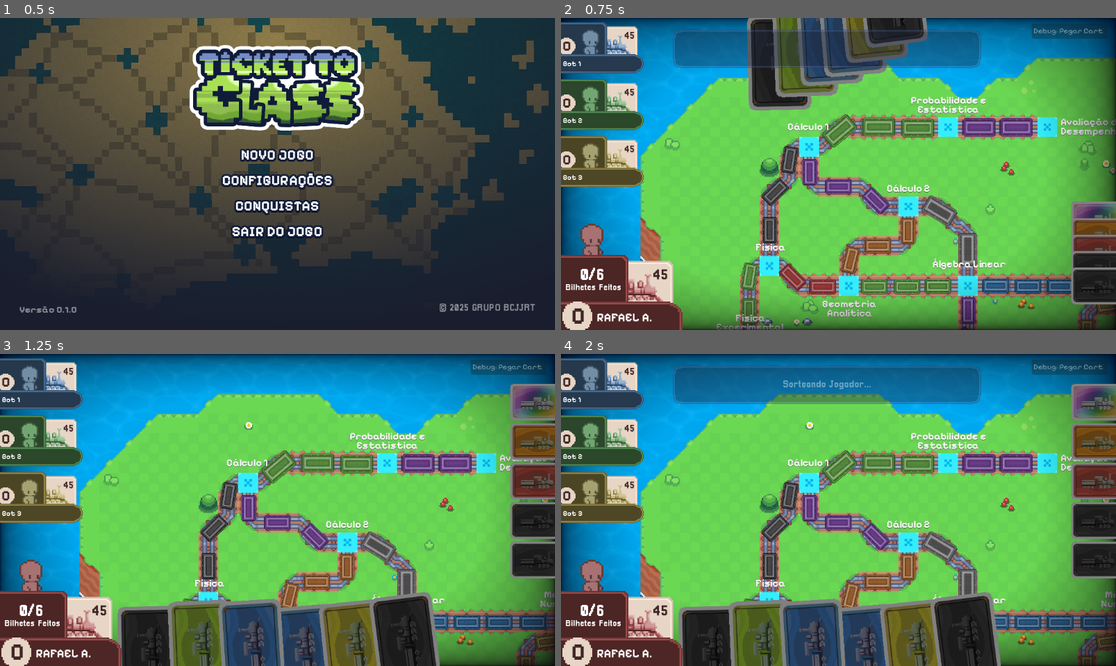
Above: before the commit, frames 1-4 (two rows, left to right).
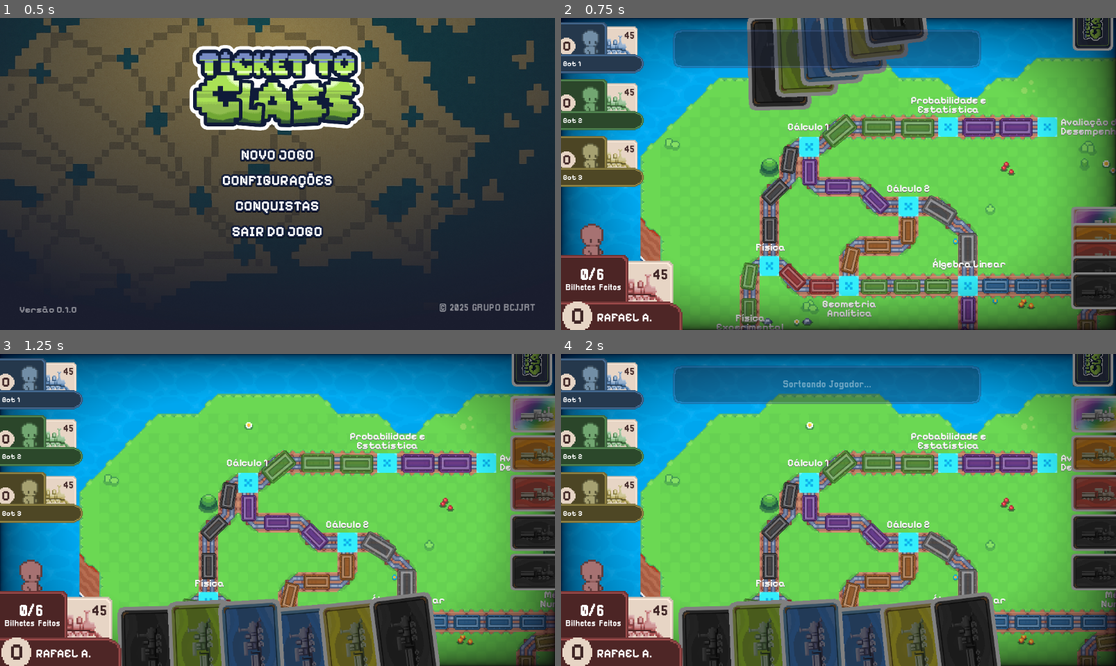
Above: after the commit, the same moments.

Repository: rafaamparo/ticket-to-ride-es2
Game: Godot game, scene res://scenes/main_menu.tscn
Two runs of this game, one before a commit and one after it. Both use one fixed random seed, a clock stepped at 60 frames per second and the inputs below.
Inputs (mouse positions are in pixels of both pictures, inside the frame that each line leads up to):
- Up to frame 1 (0.5 s): no input
- Up to frame 2 (0.75 s): tap Enter at 0.5 s; drag from (838, 155) to (894, 105) at 0.52 s
- Up to frame 3 (1.25 s): no input
- Up to frame 4 (2 s): click (1093, 357) at 1.27 s

Frame 1 is identical in both runs. In frame 2, 2.4% of the frame differs, in the area x 2-100%, y 0-98%; in frame 3, 4.6%; in frame 4, 4.6%.

Commit message:
Add button for purchasing cards with animations and texture
- Created a new scene for the purchase button (`botao_comprar_carta.tscn`) with a texture and theme.
- Implemented the `BotaoComprarCartasBaralho` script to handle button interactions, including mouse hover and press animations.
- Added functionality to check if the button can be pressed based on game state.
- Integrated the button with the card purchasing manager to facilitate card purchases.
- Imported a new texture for the button (`carta_virada.png`) to enhance visual representation.

Diff:
--- a/game_assets/game_scene/object_scenes/jogador_bot_box.tscn
+++ b/game_assets/game_scene/object_scenes/jogador_bot_box.tscn
@@ -50,15 +50,16 @@
 
 [node name="pontos" type="Label" parent="."]
 layout_mode = 2
-offset_left = 3.0
+offset_left = -6.0
 offset_top = 31.0
-offset_right = 24.0
-offset_bottom = 70.0
+offset_right = 30.0
+offset_bottom = 68.0
 theme_override_colors/font_color = Color(0.247059, 0.14902, 0.14902, 1)
 theme_override_fonts/font = ExtResource("4_rhu3w")
 theme_override_font_sizes/font_size = 30
 text = "0
 "
+horizontal_alignment = 1
 metadata/_edit_group_ = true
 
 [node name="trens" type="Label" parent="."]
--- a/game_assets/game_scene/object_scripts/cartas_mao_jogador.gd
+++ b/game_assets/game_scene/object_scripts/cartas_mao_jogador.gd
@@ -36,7 +36,7 @@
 		carta.z_index = i
 		$".".add_child(carta)
 
-func gerarCartaAleatoria() -> void:
+func gerarCartaAleatoria() -> GameCard:
 	var carta_scene = preload("res://game_assets/game_scene/object_scenes/game_card_scene.tscn")
 	var centro_tela_x = get_viewport().size.x / 2
 	var carta = carta_scene.instantiate()
@@ -52,6 +52,7 @@
 	carta.rotation = deg_to_rad(rotacao_graus)
 	carta.z_index = jogador_principal.cartas.size()
 	$".".add_child(carta)
+	return carta
 
 func adicionarCartaNaMao(cartaParaAdicionar: GameCard):
 	if jogador_principal and cartaParaAdicionar != null:
--- /dev/null
+++ b/scenes/botao_comprar_carta.tscn
@@ -0,0 +1,36 @@
+[gd_scene load_steps=7 format=3 uid="uid://l5chwiwvylhx"]
+
+[ext_resource type="Texture2D" uid="uid://cun384g2kxeu2" path="res://game_assets/game_scene/carta_virada.png" id="1_0gxpf"]
+[ext_resource type="Script" path="res://scripts/botao_comprar_carta.gd" id="1_ndhef"]
+
+[sub_resource type="Theme" id="Theme_0ylg1"]
+
+[sub_resource type="StyleBoxEmpty" id="StyleBoxEmpty_6icok"]
+
+[sub_resource type="StyleBoxEmpty" id="StyleBoxEmpty_ono6c"]
+
+[sub_resource type="StyleBoxEmpty" id="StyleBoxEmpty_sjqt0"]
+
+[node name="BotaoComprarCarta" type="Button"]
+anchors_preset = -1
+anchor_right = 0.073
+anchor_bottom = 0.198
+offset_right = -0.0960083
+offset_bottom = -0.304016
+grow_horizontal = 2
+grow_vertical = 2
+theme = SubResource("Theme_0ylg1")
+theme_override_styles/disabled = SubResource("StyleBoxEmpty_6icok")
+theme_override_styles/pressed = SubResource("StyleBoxEmpty_ono6c")
+theme_override_styles/normal = SubResource("StyleBoxEmpty_sjqt0")
+script = ExtResource("1_ndhef")
+
+[node name="TexturaBotao" type="TextureRect" parent="."]
+offset_top = 128.0
+offset_right = 128.0
+offset_bottom = 212.0
+rotation = -1.5708
+mouse_filter = 2
+texture = ExtResource("1_0gxpf")
+expand_mode = 1
+stretch_mode = 4
--- a/scenes/game_scene.tscn
+++ b/scenes/game_scene.tscn
@@ -17,7 +17,7 @@
 [ext_resource type="Script" path="res://scripts/gerenciador_comprar_cartas.gd" id="11_s3pss"]
 [ext_resource type="Script" path="res://scripts/loja_cartas_container.gd" id="16_sihrp"]
 [ext_resource type="PackedScene" uid="uid://cjdsv5y8v0rrs" path="res://scenes/text_dialog.tscn" id="17_mc33u"]
-[ext_resource type="FontFile" uid="uid://wecse3ya2md0" path="res://game_assets/fonts/pixelifysans/PixelifySans-Regular.ttf" id="18_k5e63"]
+[ext_resource type="PackedScene" uid="uid://l5chwiwvylhx" path="res://scenes/botao_comprar_carta.tscn" id="18_20m12"]
 
 [sub_resource type="Environment" id="Environment_cns0p"]
 background_mode = 3
@@ -31,43 +31,7 @@
 shader_parameter/vignette_opacity = 0.379
 shader_parameter/vignette_rgb = Color(0.0800258, 0.00428085, 0.110509, 1)
 
-[sub_resource type="StyleBoxEmpty" id="StyleBoxEmpty_ewgjx"]
-
-[sub_resource type="StyleBoxFlat" id="StyleBoxFlat_svajh"]
-bg_color = Color(0.399489, 0.378342, 0.389853, 0.760784)
-corner_radius_top_left = 5
-corner_radius_top_right = 5
-corner_radius_bottom_right = 5
-corner_radius_bottom_left = 5
-corner_detail = 14
-expand_margin_left = 10.0
-expand_margin_top = 4.0
-expand_margin_right = 10.0
-expand_margin_bottom = 4.0
-
-[sub_resource type="StyleBoxFlat" id="StyleBoxFlat_1s772"]
-bg_color = Color(0.403922, 0.384314, 0.392157, 0.85098)
-corner_radius_top_left = 5
-corner_radius_top_right = 5
-corner_radius_bottom_right = 5
-corner_radius_bottom_left = 5
-corner_detail = 14
-expand_margin_left = 8.0
-expand_margin_top = 2.0
-expand_margin_right = 8.0
-expand_margin_bottom = 2.0
-
-[sub_resource type="StyleBoxFlat" id="StyleBoxFlat_jm1ti"]
-bg_color = Color(0.147776, 0.137486, 0.143095, 0.760784)
-corner_radius_top_left = 5
-corner_radius_top_right = 5
-corner_radius_bottom_right = 5
-corner_radius_bottom_left = 5
-corner_detail = 14
-expand_margin_left = 10.0
-expand_margin_top = 4.0
-expand_margin_right = 10.0
-expand_margin_bottom = 4.0
+[sub_resource type="StyleBoxEmpty" id="StyleBoxEmpty_65upi"]
 
 [node name="GameScene" type="Control"]
 layout_mode = 3
@@ -79,6 +43,7 @@
 grow_horizontal = 2
 grow_vertical = 2
 mouse_filter = 1
+metadata/_edit_lock_ = true
 
 [node name="Ajustes de Cor" type="WorldEnvironment" parent="."]
 environment = SubResource("Environment_cns0p")
@@ -2003,15 +1968,16 @@
 
 [node name="pontos" type="Label" parent="GUI/Jogador Principal"]
 layout_mode = 0
-offset_left = 21.0
+offset_left = 3.0
 offset_top = 116.0
-offset_right = 50.0
+offset_right = 66.0
 offset_bottom = 175.0
 theme_override_colors/font_color = Color(0.247059, 0.14902, 0.14902, 1)
 theme_override_fonts/font = ExtResource("8_nj13c")
 theme_override_font_sizes/font_size = 48
 text = "0
 "
+horizontal_alignment = 1
 
 [node name="trens" type="Label" parent="GUI/Jogador Principal"]
 layout_mode = 0
@@ -2065,16 +2031,11 @@
 offset_right = -280.0
 offset_bottom = -544.0
 
-[node name="BotaoDePegarCartas" type="Button" parent="GUI"]
-offset_left = 977.0
-offset_top = 12.0
-offset_right = 1134.0
-offset_bottom = 43.0
-theme_override_fonts/font = ExtResource("18_k5e63")
-theme_override_styles/focus = SubResource("StyleBoxEmpty_ewgjx")
-theme_override_styles/hover = SubResource("StyleBoxFlat_svajh")
-theme_override_styles/pressed = SubResource("StyleBoxFlat_1s772")
-theme_override_styles/normal = SubResource("StyleBoxFlat_jm1ti")
-text = "Debug: Pegar Carta"
-
-[connection signal="pressed" from="GUI/BotaoDePegarCartas" to="GUI" method="_on_button_pressed"]
+[node name="BotaoComprarCarta" parent="GUI" instance=ExtResource("18_20m12")]
+offset_left = 1062.0
+offset_top = -60.0
+offset_right = 1061.9
+offset_bottom = -60.304
+theme_override_styles/focus = SubResource("StyleBoxEmpty_65upi")
+
+[connection signal="pressed" from="GUI/BotaoComprarCarta" to="GUI" method="_on_botao_comprar_carta_pressed"]
--- a/scenes/gui.gd
+++ b/scenes/gui.gd
@@ -1,26 +1,30 @@
 extends CanvasLayer
 var card_manager: GerenciadorCartasJogador = null
 var store_manager: GerenciadorComprarCartas = null
+var btn_comprar_cartas: BotaoComprarCartasBaralho = null
 
 # Called when the node enters the scene tree for the first time.
 func _ready() -> void:
 	card_manager = $"../GerenciadorCartasJogador"
 	store_manager = $GerenciadorComprarCartas
+	btn_comprar_cartas = $BotaoComprarCarta
 	pass # Replace with function body.
 
 
 # Called every frame. 'delta' is the elapsed time since the previous frame.
 func _process(delta: float) -> void:
+	pass
 
-	if store_manager.cartas_da_loja.size() >= store_manager.max_num_cartas_loja:
-		$BotaoDePegarCartas.disabled = true
-	else:
-		$BotaoDePegarCartas.disabled = false
+
+func _on_botao_comprar_carta_pressed() -> void:
+
+	if btn_comprar_cartas.desativado:
+		print("Botão de compra de cartas desativado, não pode comprar")
+		return
+
+	var cartaGerada = card_manager.gerarCartaAleatoria()
+	btn_comprar_cartas.comprarCartaBaralho(card_manager.jogador_principal, cartaGerada)
 
 
 
-func _on_button_pressed() -> void:
-
-
-	store_manager.adicionarCartaAleatoriaNaLoja()
 	pass # Replace with function body.
--- /dev/null
+++ b/scripts/botao_comprar_carta.gd
@@ -0,0 +1,66 @@
+class_name BotaoComprarCartasBaralho extends Button
+
+var texturaBotao: TextureRect = null
+var original_position_y: float
+var gerenciadorDeComprarCartas: GerenciadorComprarCartas = null
+var gerenciadorDeFluxoDeJogo: GerenciadorDeFluxo = null
+var desativado : bool = false
+
+# Called when the node enters the scene tree for the first time.
+func _ready() -> void:
+	# Obtém a referência do gerenciador de compras de cartas
+	gerenciadorDeComprarCartas = $"../GerenciadorComprarCartas";
+	gerenciadorDeFluxoDeJogo = $"../../GerenciadorDeFluxoJogo";
+	texturaBotao = $TexturaBotao
+	original_position_y = texturaBotao.position.y
+
+	# Conectar os sinais do botão às funções de animação
+	mouse_entered.connect(_on_mouse_entered)
+	mouse_exited.connect(_on_mouse_exited)
+	pressed.connect(_on_button_pressed)
+
+# Animação quando o mouse entra na área do botão
+func _on_mouse_entered() -> void:
+	if desativado: return;
+
+	var tween = create_tween()
+	tween.set_trans(Tween.TRANS_SINE)
+	tween.set_ease(Tween.EASE_OUT)
+	tween.tween_property(texturaBotao, "position:y", original_position_y + 10, 0.2)
+
+# Animação quando o mouse sai da área do botão
+func _on_mouse_exited() -> void:
+	var tween = create_tween()
+	tween.set_trans(Tween.TRANS_SINE)
+	tween.set_ease(Tween.EASE_IN)
+	tween.tween_property(texturaBotao, "position:y", original_position_y, 0.2)
+
+# Animação quando o botão é pressionado
+func _on_button_pressed() -> void:
+	if desativado: return;
+
+	var tween = create_tween()
+	tween.set_trans(Tween.TRANS_ELASTIC)
+	tween.set_ease(Tween.EASE_OUT)
+	# Anima o scale para um valor menor
+	tween.tween_property(self, "scale", Vector2(0.9, 0.9), 0.2)
+	# Anima o scale de volta ao normal
+	tween.tween_property(self, "scale", Vector2(1.0, 1.0), 0.3)
+
+
+func verificaSePodeApertarBotao() -> bool:
+	return gerenciadorDeComprarCartas.verificarSePodePegarDoBaralho()
+
+
+# Called every frame. 'delta' is the elapsed time since the previous frame.
+func _process(_delta: float) -> void:
+	if gerenciadorDeFluxoDeJogo.pausar_jogador_principal or not verificaSePodeApertarBotao():
+		texturaBotao.modulate = Color(0.5, 0.5, 0.5, 1)  # Deixa o botão escuro
+		desativado = true
+	else:
+		texturaBotao.modulate = Color(1, 1, 1, 1)  # Deixa o botão normal
+		desativado = false
+
+
+func comprarCartaBaralho(jogador: Jogador, cartaGerada: GameCard = null) -> void:
+	gerenciadorDeComprarCartas.comprarCartaDoBaralho(jogador, cartaGerada)
--- a/scripts/gerenciador_comprar_cartas.gd
+++ b/scripts/gerenciador_comprar_cartas.gd
@@ -61,7 +61,7 @@
 		cartaSelecionada.desconectarDetectoresDeMovimento()
 		var tween = create_tween()
 		tween.set_ease(Tween.EASE_IN_OUT)
-		tween.tween_property(cartaSelecionada, "position", Vector2(-100, 0), 0.4)
+		tween.tween_property(cartaSelecionada, "position", Vector2(-100, 100), 0.4)
 		await tween.finished
 		$"../LojaCartasContainer".remove_child(cartaSelecionada)
 		jogadorSelecionado.adicionarCartaNaMao(cartaSelecionada)
@@ -72,6 +72,32 @@
 		print("Carta selecionada não está na loja")
 
 
+func comprarCartaDoBaralho(jogadorSelecionado: Jogador, cartaGerada: GameCard = null) -> void:
+	if not verificarSePodePegarDoBaralho():
+		print("Não pode comprar mais cartas do baralho neste turno")
+		return
+
+	var carta = null
+	if (!cartaGerada):
+		var carta_scene = preload("res://game_assets/game_scene/object_scenes/game_card_scene.tscn")
+		carta = carta_scene.instantiate()
+		var cor_aleatoria = randi_range(0,7)
+		carta.card_index = cor_aleatoria
+		jogadorSelecionado.adicionarCartaNaMao(carta)
+		cartas_compradas_turno_baralho.append(carta)
+	else:
+		cartas_compradas_turno_baralho.append(cartaGerada)
+		carta = cartaGerada
+
+
+	if jogadorSelecionado.isBot:
+		carta.rotation_degrees = 90
+		carta.scale = Vector2(0.5, 0.5)
+		var viewport_width = get_viewport().size.x
+		var viewport_height = get_viewport().size.y
+		carta.position = Vector2(viewport_width-35, viewport_height)
+		$"../../GerenciadorCartasJogador".add_child(carta)
+		await calcularPosicaoDasCartas()
 
 
 
@@ -106,7 +132,7 @@
 		var cartaParaAtualizar = cartas_da_loja[i]
 
 		var viewport_width = get_viewport().size.x
-		var nova_posicao =Vector2(viewport_width-35, i*82+100)
+		var nova_posicao =Vector2(viewport_width-35, i*82+125)
 
 		var tween = get_tree().create_tween().set_parallel(true)
 		tweens_list.append(tween)
@@ -138,6 +164,26 @@
 	# Se carta.card_index == 7 e a soma de (cartas_compradas_turno_loja.size() + cartas_compradas_turno_baralho.size()) >= 1, não pode comprar
 	if carta.card_index == 7 and (cartas_compradas_turno_loja.size() + cartas_compradas_turno_baralho.size()) >= 1:
 		print("Não é possível comprar mais de uma carta de coringa por turno")
+		return false
+
+	# Se o jogador já comprou uma carta de coringa neste turno, não pode comprar outra
+	var cartas_coringa_no_baralho_loja = cartas_compradas_turno_loja.filter(func(carta_do_baralho):
+
+		if not is_instance_valid(carta_do_baralho):
+			return false
+
+		return carta_do_baralho.card_index == 7
+	)
+
+	if cartas_coringa_no_baralho_loja.size() > 0:
+		print("Já comprou uma carta de coringa neste turno")
+		return false
+
+	return true
+
+func verificarSePodePegarDoBaralho() -> bool:
+	if (cartas_compradas_turno_baralho.size() + cartas_compradas_turno_loja.size()) >= max_cartas_para_comprar:
+		print("Já comprou o máximo de cartas do baralho neste turno")
 		return false
 
 	# Se o jogador já comprou uma carta de coringa neste turno, não pode comprar outra
--- a/scripts/gerenciador_de_fluxo_jogo.gd
+++ b/scripts/gerenciador_de_fluxo_jogo.gd
@@ -57,7 +57,7 @@
 	await textDialog.hide_dialog()
 	var jogador_atual_do_turno: Jogador = lista_jogadores[jogador_do_turno]
 	if jogador_atual_do_turno.isBot:
-		var chance_de_comprar_carta = randi_range(1,10) <= 2
+
 		rodada_bot()
 	else:
 		rodadaJogadorPrincipal()
@@ -79,18 +79,61 @@
 		print("Bot está jogando...")
 		textDialog.show_dialog_with_text("%s está jogando..." % jogador_atual.nome)
 
-		var resultado = await jogador_atual.capturarRotaBot(gerenciadorDeTrilhas)
-		print("Resultado da captura: ", resultado)
-		if resultado:
-			print("Bot capturou uma rota!")
-			await textDialog.show_dialog_with_text("%s capturou uma rota!" % jogador_atual.nome)
+		var chance_de_comprar_carta = randi_range(1,10) <= 2
+
+
+		if chance_de_comprar_carta:
+			await bot_compra_carta(jogador_atual)
 		else:
-			print("%s não conseguiu capturar uma rota." % jogador_atual.nome)
-			await textDialog.show_dialog_with_text("%s não conseguiu capturar uma rota." % jogador_atual.nome)
+			var resultado = await bot_decide_capturar_rota(jogador_atual, gerenciadorDeTrilhas)
+			if not resultado:
+				await get_tree().create_timer(1.0).timeout
+				await bot_compra_carta(jogador_atual)
 
 		proximoTurno()
 	return;
 
+func bot_decide_capturar_rota(jogador_atual: Jogador, gerenciadorDeTrilhas: GerenciadorDeTrilhas) -> bool:
+	var resultado = await jogador_atual.capturarRotaBot(gerenciadorDeTrilhas)
+	print("Resultado da captura: ", resultado)
+	if resultado:
+		print("Bot capturou uma rota!")
+		await textDialog.show_dialog_with_text("%s capturou uma rota!" % jogador_atual.nome)
+		return true
+	else:
+		print("%s não conseguiu capturar uma rota." % jogador_atual.nome)
+		await textDialog.show_dialog_with_text("%s pensou em capturar rota mas não conseguiu." % jogador_atual.nome)
+		return false
+
+func bot_compra_carta(jogador_atual: Jogador) -> void:
+	await textDialog.show_dialog_with_text("%s vai comprar cartas." % jogador_atual.nome)
+	await get_tree().create_timer(2.0).timeout
+
+	var cartas_compradas_neste_turno = 0
+	while cartas_compradas_neste_turno < gerenciadorDeComprarCartas.max_cartas_para_comprar:
+		var cartas_disponiveis = gerenciadorDeComprarCartas.cartas_da_loja
+		if cartas_disponiveis.is_empty():
+			break # Sai do loop se não há mais cartas na loja
+
+		var carta_escolhida = null
+		# Prioriza a carta coringa (card_index == 7)
+		var cartas_coringa = cartas_disponiveis.filter(func(c): return c.card_index == 7)
+		if not cartas_coringa.is_empty():
+			carta_escolhida = cartas_coringa[0]
+		else:
+			carta_escolhida = cartas_disponiveis.pick_random()
+
+		if carta_escolhida and gerenciadorDeComprarCartas.verificarSePodeComprarCarta(carta_escolhida):
+			await gerenciadorDeComprarCartas.comprarCartaDaLoja(jogador_atual, carta_escolhida)
+			await textDialog.show_dialog_with_text("%s comprou uma carta!" % jogador_atual.nome)
+			await get_tree().create_timer(1.5).timeout
+			cartas_compradas_neste_turno += 1
+			if carta_escolhida.card_index == 7: # Se comprou um coringa, não pode comprar mais
+				break
+		else:
+			# Se não pode comprar a carta (ex: já comprou o máximo, ou é coringa e já comprou uma),
+			# o bot não vai tentar comprar outra carta nesta rodada para simplificar.
+			break
 
 func proximoTurno() -> void:
 	jogador_do_turno += 1
Binary file added: game_assets/game_scene/carta_virada.png
Not shown, added: game_assets/game_scene/carta_virada.png.import
Not shown: 1 places in scenes/game_scene.tscn that only renumber resources
